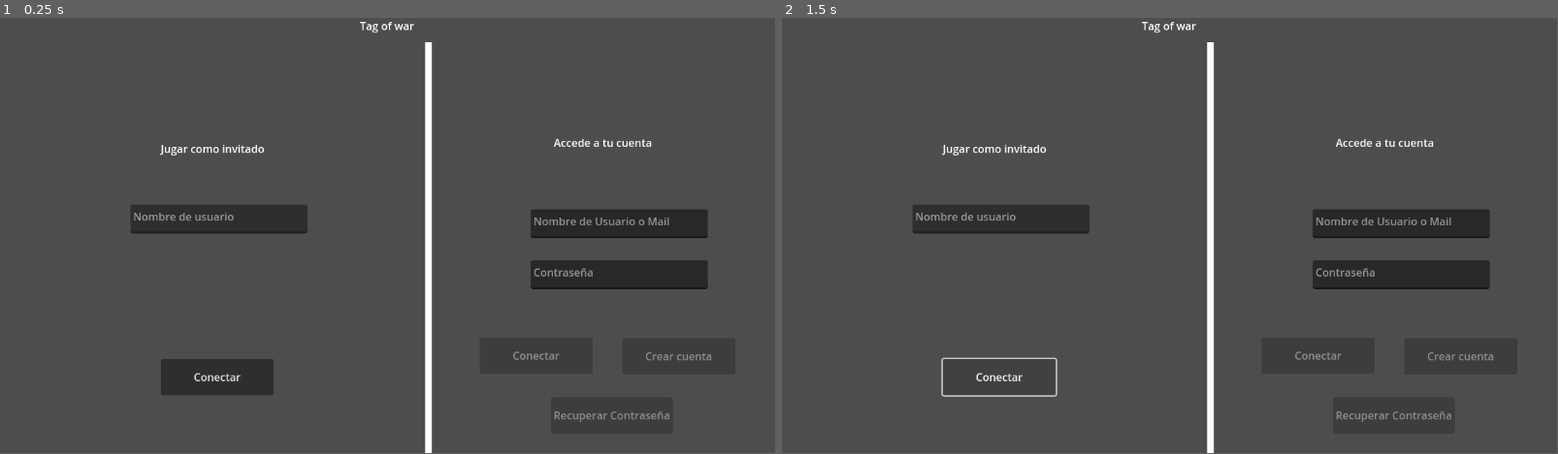
Above: before the commit, frames 1-2 (left to right).
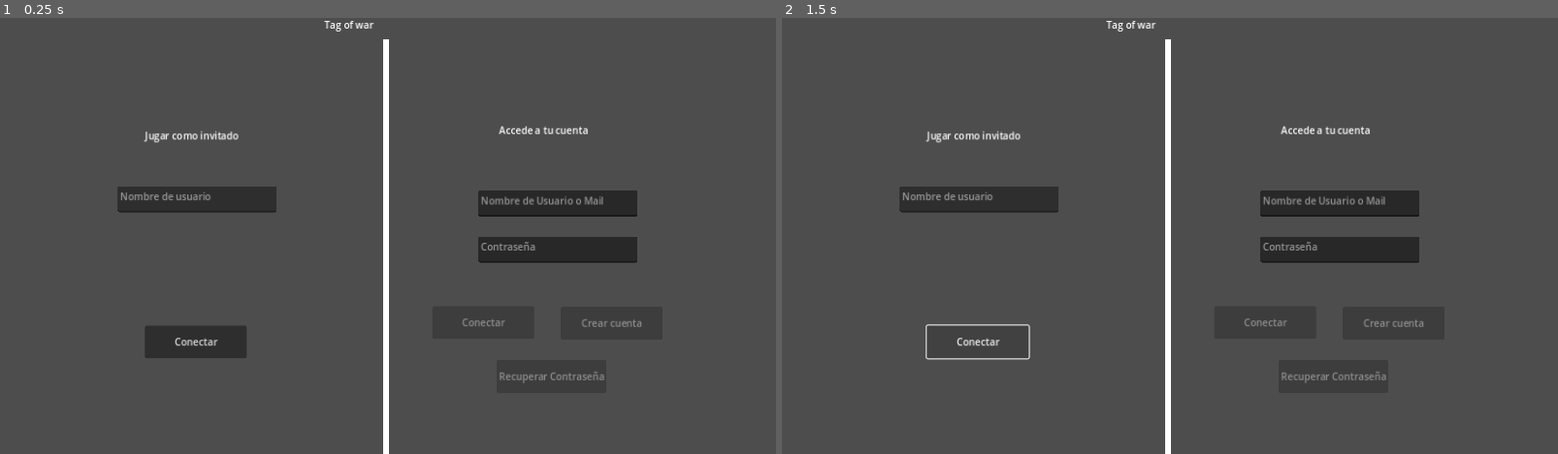
Above: after the commit, the same moments.

Repository: codemonsters/tag-of-war
Game: Godot game, scene res://menu/main.tscn
Two runs of this game, one before a commit and one after it. Both use one fixed random seed, a clock stepped at 60 frames per second and the inputs below.
Inputs:
- Up to frame 1 (0.25 s): no input
- Up to frame 2 (1.5 s): click "Conectar" at 0.5 s; click "Conectar" at 1.25 s
The window is 799x449 before the commit and 800x450 after it. Grey fills any space a smaller window leaves; there, only what the larger window draws over its background counts as a difference.

The runs differ from the first frame. In frame 1, 11% of the frame differs, in the area x 15-92%, y 0-100%; in frame 2, 9.3%.

Commit message:
Cambiado ajustes de viewport
Resolucion cambiada a 1280x720
Aspect Keep cambiado

Nodo 'Principal' cambiado a Control

Diff:
--- a/cliente/src/menu/principal.tscn
+++ b/cliente/src/menu/principal.tscn
@@ -1,3 +1,23 @@
 [gd_scene format=3 uid="uid://chqkxfbrrqsbe"]
 
-[node name="Principal" type="Node2D"]
+[node name="Principal" type="Control"]
+layout_mode = 3
+anchors_preset = 15
+anchor_right = 1.0
+anchor_bottom = 1.0
+grow_horizontal = 2
+grow_vertical = 2
+
+[node name="Control" type="Control" parent="."]
+layout_mode = 1
+anchors_preset = 8
+anchor_left = 0.5
+anchor_top = 0.5
+anchor_right = 0.5
+anchor_bottom = 0.5
+offset_left = -20.0
+offset_top = -20.0
+offset_right = 20.0
+offset_bottom = 20.0
+grow_horizontal = 2
+grow_vertical = 2
--- a/cliente/src/project.godot
+++ b/cliente/src/project.godot
@@ -15,6 +15,12 @@
 config/features=PackedStringArray("4.3", "GL Compatibility")
 config/icon="res://icon.svg"
 
+[display]
+
+window/size/viewport_width=1280
+window/size/viewport_height=720
+window/stretch/mode="canvas_items"
+
 [rendering]
 
 renderer/rendering_method="gl_compatibility"
